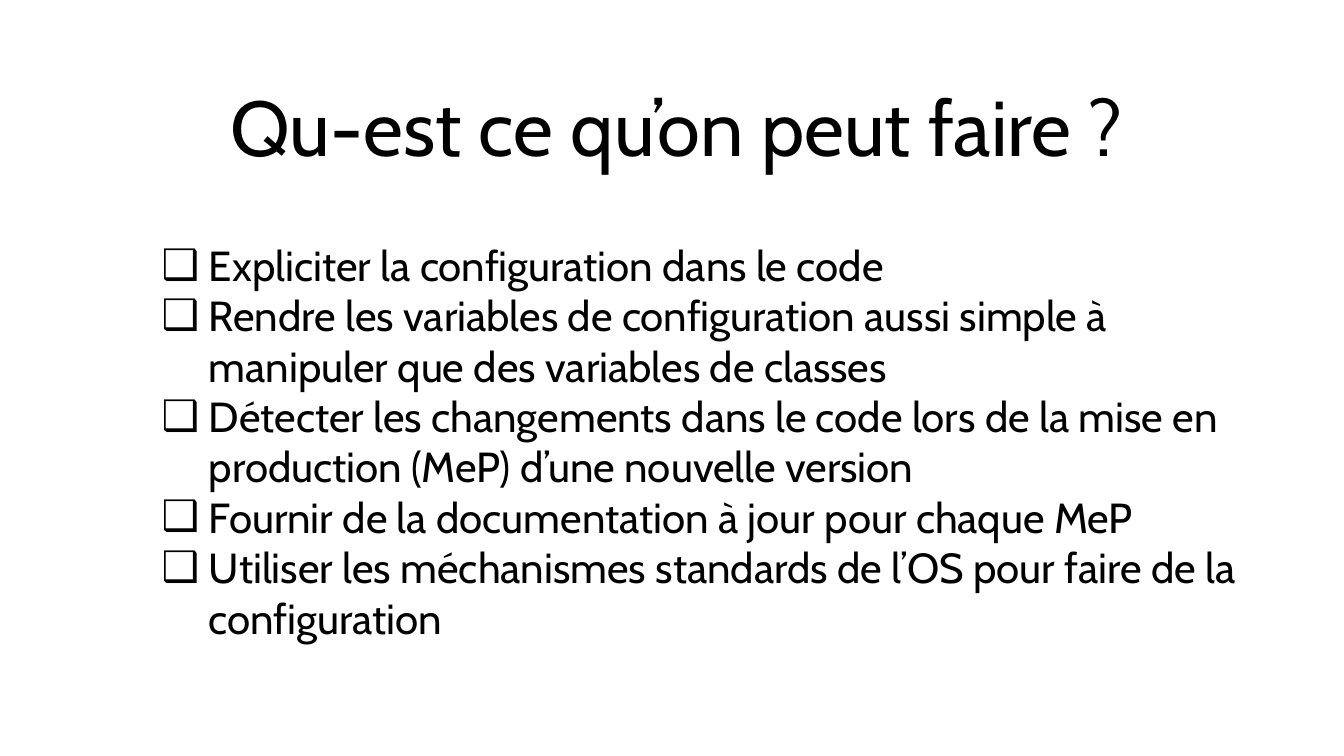
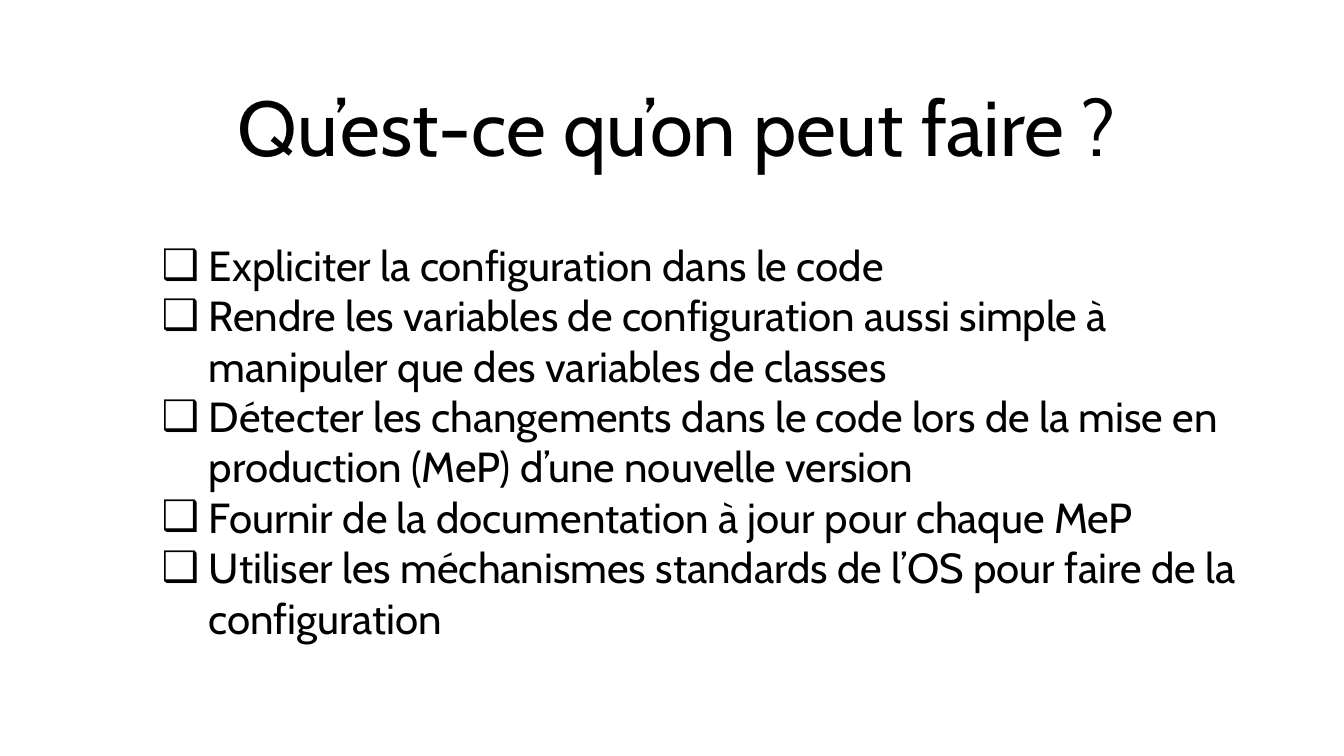
Before and after one commit to dbaeli/conf4j, a slide deck: slide 9 of conf4j-slides/Devops_Configuration_Jungle_Devoxx_FR_2012.pptx. Drawn at 1344x756 pixels with LibreOffice and Linux fonts; fonts in the diff are those of the drawing; background and template pictures are left out. Boxes give left, top, right and bottom in pixels: in the first picture for what was removed or moved away, otherwise in the second. Text is boxed around its words. In the diff, an @@ line names an element or a change of style, - is before the commit and + after.

```diff
--- a/conf4j-slides/Devops_Configuration_Jungle_Devoxx_FR_2012.pptx
+++ b/conf4j-slides/Devops_Configuration_Jungle_Devoxx_FR_2012.pptx
@@ title at [238, 97, 1064, 173]: text changed @@
-Qu-est ce qu’on peut faire ?
+Qu’est-ce qu’on peut faire ?
```
Also in this commit, not shown: 8 other slides changed, 1 other file.
